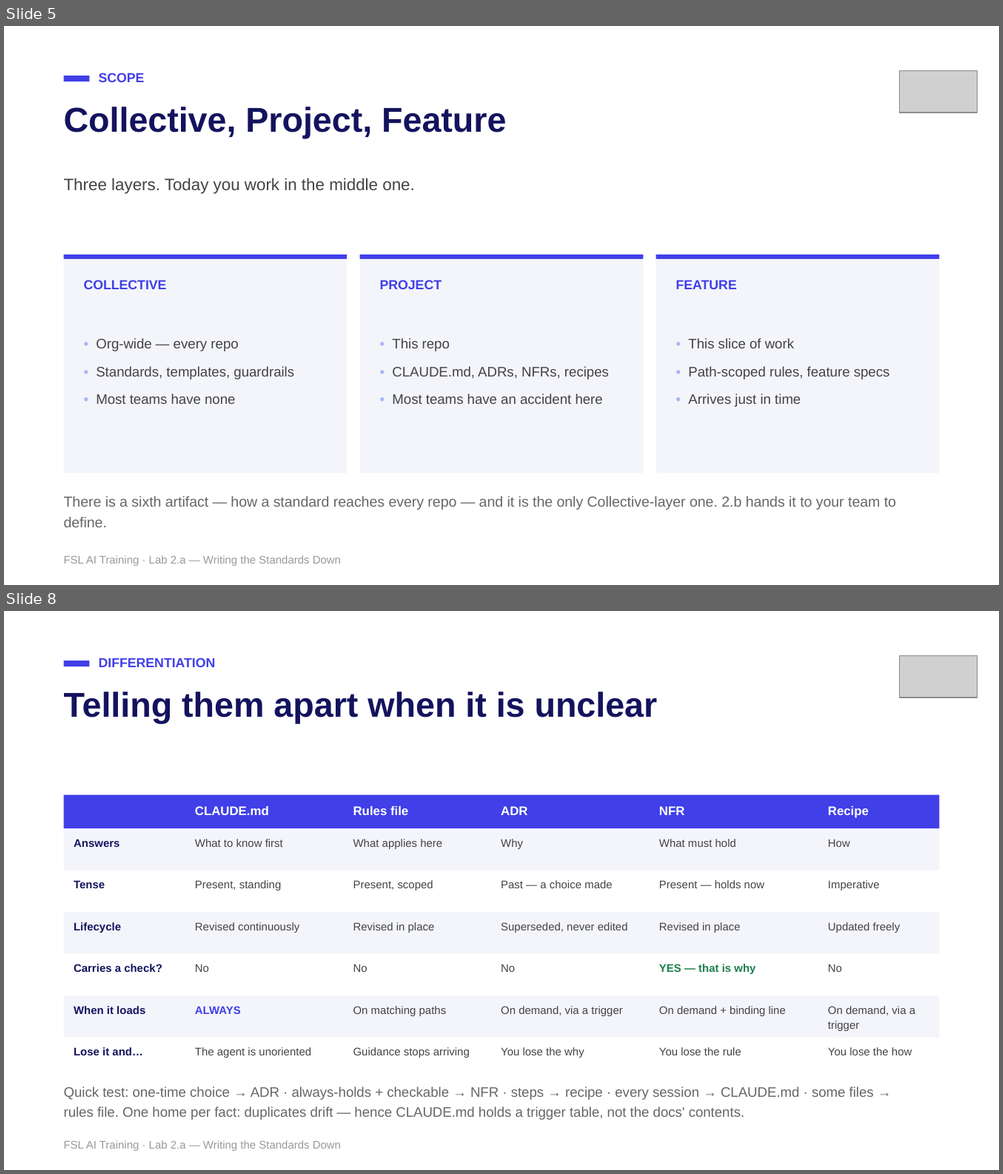
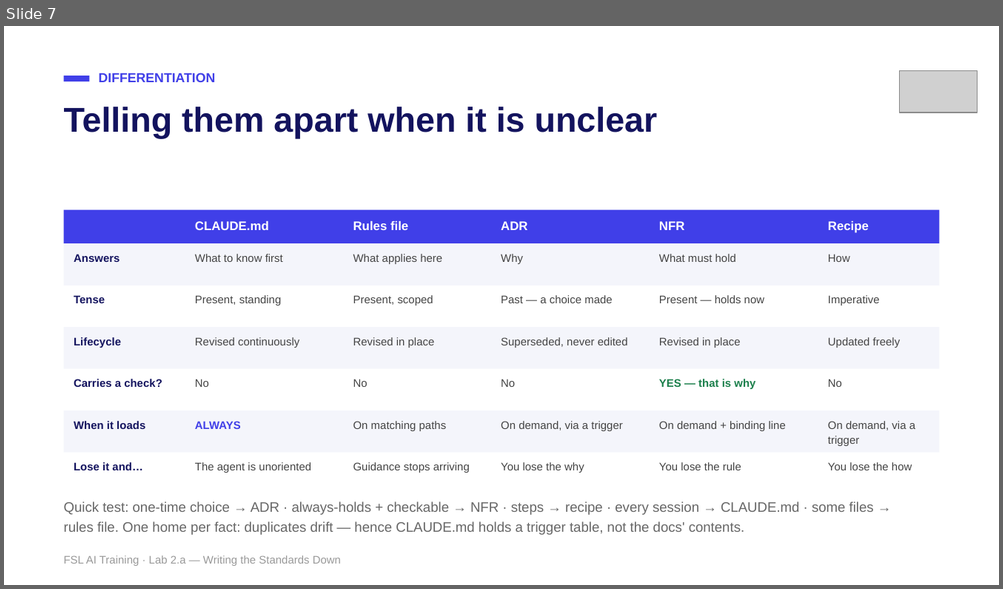
Before and after one commit to mike-tajmajer-fullstacklabs/fsl-taskboard-lab, a slide deck: docs/instructor/lab-2a-writing-the-standards-down.pptx. Shown one above the other, each under a label of ours: slides 5 and 8 before the commit, slide 7 after it; the slides between them are not shown. The pictures are 1003x1174 and 1003x589 pixels, drawn with LibreOffice and Linux fonts; fonts in the diff are those of the drawing; grey boxes stand for pictures. Boxes give left, top, right and bottom in pixels: in the first picture for what was removed or moved away, otherwise in the second. Text is boxed around its words. In the diff, an @@ line names an element or a change of style, - is before the commit and + after.

```diff
--- a/docs/instructor/lab-2a-writing-the-standards-down.pptx
+++ b/docs/instructor/lab-2a-writing-the-standards-down.pptx
@@ slide 5 removed at <box>4,26,999,585</box>, background #FFFFFF @@
@@ rectangle removed at <box>64,76,90,82</box> @@
@@ text removed at <box>99,73,145,82</box> @@
-SCOPE
@@ picture removed at <box>899,70,976,113</box> @@
@@ text removed at <box>64,107,506,138</box> @@
-Collective, Project, Feature
@@ text removed at <box>64,178,414,194</box> @@
-Three layers. Today you work in the middle one.
@@ rectangle removed at <box>64,255,347,474</box> @@
@@ rectangle removed at <box>64,255,347,258</box> @@
@@ rectangle removed at <box>360,255,643,474</box> @@
@@ rectangle removed at <box>360,255,643,258</box> @@
@@ rectangle removed at <box>655,255,939,474</box> @@
@@ rectangle removed at <box>655,255,939,258</box> @@
@@ text removed at <box>84,280,167,289</box> @@
-COLLECTIVE
@@ text removed at <box>380,280,442,289</box> @@
-PROJECT
@@ text removed at <box>676,281,737,289</box> @@
-FEATURE
@@ text removed at <box>96,338,294,404</box> @@
-• Org-wide — every repo
-• Standards, templates, guardrails
-• Most teams have none
@@ text removed at <box>392,338,609,404</box> @@
-• This repo
-• CLAUDE.md, ADRs, NFRs, recipes
-• Most teams have an accident here
@@ text removed at <box>688,338,890,407</box> @@
-• This slice of work
-• Path-scoped rules, feature specs
-• Arrives just in time
@@ text removed at <box>64,497,896,528</box> @@
-There is a sixth artifact — how a standard reaches every repo — and it is the only Collective-layer one. 2.b hands it to your team to define.
@@ text removed at <box>64,556,341,566</box> @@
-FSL AI Training · Lab 2.a — Writing the Standards Down
@@ what was slide 8 is now slide 7 @@
```
Also in this commit, not shown: 7 slides changed, 1 slide added, 1 other slide removed, 7 other files.
